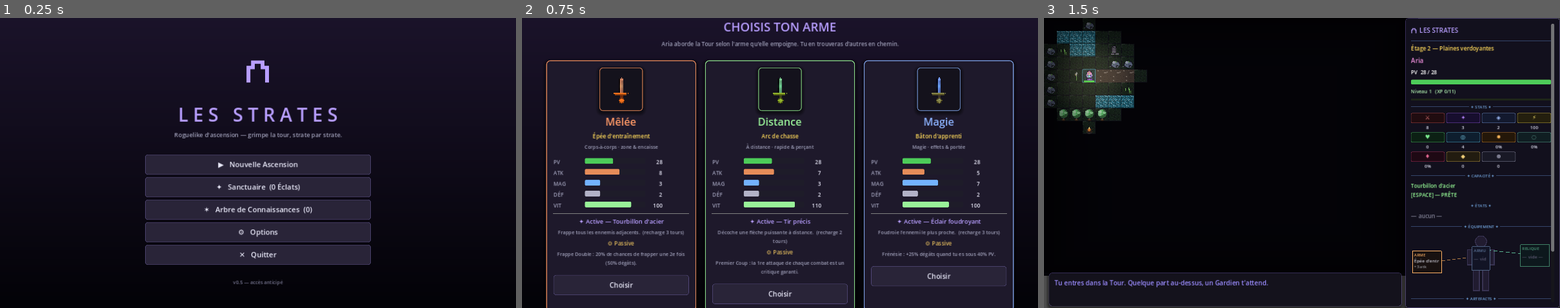
Above: before the commit, frames 1-3 (left to right).
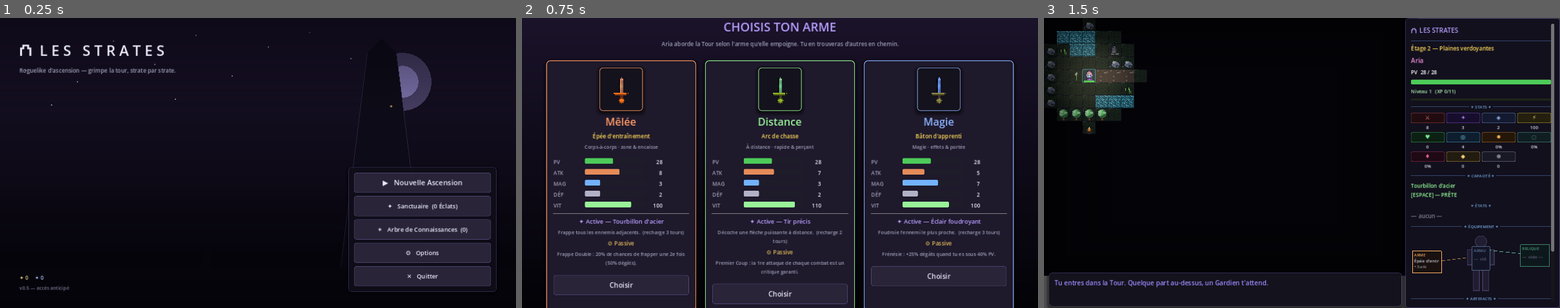
Above: after the commit, the same moments.

Repository: silversoulicious-lgtm/rpg-rogue-like-
Game: Godot game, scene res://scenes/Main.tscn
Two runs of this game, one before a commit and one after it. Both use one fixed random seed, a clock stepped at 60 frames per second and the inputs below.
Inputs:
- Up to frame 1 (0.25 s): no input
- Up to frame 2 (0.75 s): click "▶ Nouvelle Ascension" at 0.5 s
- Up to frame 3 (1.5 s): click "Choisir" at 1.25 s

The runs differ from the first frame. In frame 1, 26% of the frame differs, in the area x 3-97%, y 4-95%; in frame 2, nothing differs; in frame 3, nothing differs.

Commit message:
Redesign l'écran-titre : composition en couches, prête pour l'illustration finale
- Nouveau scripts/TitleBg.gd : silhouette procédurale (tour + fenêtres +
  lune + étoiles + Aria au pied) affichée tant que assets/title_bg.png
  n'existe pas ; dès que l'illustration finale sera ajoutée, elle prend le
  relais sans changement de code.
- Hud.show_title() reconstruit en composition libre (plus de colonne
  centrée générique) : voiles de contraste haut/bas, logo ancré en haut à
  gauche, boutons dans un panneau semi-transparent ancré en bas à droite,
  bandeau de profil (record + Éclats + Connaissances) en bas à gauche.
- RESUME_SESSION.md documente le rendu (non vérifiable visuellement, Godot
  n'étant pas exécutable ici) et les décisions actées pour le Main Hub
  (ville explorable, Blacksmith en nouveau système de progression, Shop
  cosmétique) en vue de la prochaine session.

Co-Authored-By: Claude Sonnet 5 <noreply@anthropic.com>
Claude-Session: https://claude.ai/code/session_01HdvSFL4JbWctcuMQaWntBf

Diff:
--- a/scripts/Hud.gd
+++ b/scripts/Hud.gd
@@ -388,35 +388,104 @@
 	overlay_content.add_child(back)
 
 # --- Écran-titre --------------------------------------------------------------
+# Chemin de l'illustration finale (Aria devant la Tour). Tant qu'elle n'existe
+# pas, TitleBg.gd dessine une silhouette procédurale de repli — dès que ce
+# fichier est ajouté à assets/, il prend automatiquement le relais, sans
+# changement de code.
+const TITLE_BG_PATH := "res://assets/title_bg.png"
+
 func show_title() -> void:
 	_menu_show()
-	var col := _menu_column(560.0, false)
-	col.add_theme_constant_override("separation", 6)
-	col.add_child(Ui.label("⛫", 72, Ui.ACCENT_SOFT, true))
-	col.add_child(Ui.label("L E S   S T R A T E S", 46, Ui.ACCENT_SOFT, true))
-	col.add_child(Ui.label("Roguelike d'ascension — grimpe la tour, strate par strate.", 15, Ui.MUTED, true))
-	col.add_child(_spacer(26))
-
-	var play := Ui.menu_button("▶   Nouvelle Ascension", 360.0)
+	_menu_clear()
+
+	# --- Fond : illustration si présente, sinon silhouette procédurale ----------
+	if ResourceLoader.exists(TITLE_BG_PATH):
+		var tr := TextureRect.new()
+		tr.texture = load(TITLE_BG_PATH)
+		tr.expand_mode = TextureRect.EXPAND_IGNORE_SIZE
+		tr.stretch_mode = TextureRect.STRETCH_SCALE
+		tr.set_anchors_preset(Control.PRESET_FULL_RECT)
+		tr.mouse_filter = Control.MOUSE_FILTER_IGNORE
+		menu_root.add_child(tr)
+	else:
+		var placeholder := Control.new()
+		placeholder.set_script(load("res://scripts/TitleBg.gd"))
+		placeholder.set_anchors_preset(Control.PRESET_FULL_RECT)
+		menu_root.add_child(placeholder)
+
+	# Voiles de contraste : assombrit le haut (lisibilité du titre) et le bas
+	# (lisibilité du menu), quel que soit le contenu de l'image de fond.
+	# Ui.gradient_bg() ancre déjà en PRESET_FULL_RECT ; on retaille chaque voile
+	# à sa bande d'écran via un offset explicite (assigner .size seul serait
+	# écrasé par les ancres au premier redimensionnement).
+	var shade_top := Ui.gradient_bg(Color(0.02, 0.015, 0.04, 0.55), Color(0.02, 0.015, 0.04, 0.0))
+	shade_top.set_anchors_preset(Control.PRESET_TOP_WIDE)
+	shade_top.offset_bottom = VIEW.y * 0.32
+	menu_root.add_child(shade_top)
+	var shade_bottom := Ui.gradient_bg(Color(0.02, 0.015, 0.04, 0.0), Color(0.02, 0.015, 0.04, 0.92))
+	shade_bottom.set_anchors_preset(Control.PRESET_BOTTOM_WIDE)
+	shade_bottom.grow_vertical = Control.GROW_DIRECTION_BEGIN
+	shade_bottom.offset_top = -VIEW.y * 0.40
+	menu_root.add_child(shade_bottom)
+
+	# --- Bloc-titre, ancré en haut à gauche -------------------------------------
+	var title_col := Ui.vbox(4)
+	title_col.set_anchors_preset(Control.PRESET_TOP_LEFT)
+	title_col.offset_left = 48
+	title_col.offset_top = 40
+	menu_root.add_child(title_col)
+	title_col.add_child(Ui.label("⛫  L E S   S T R A T E S", 36, Ui.INK))
+	title_col.add_child(Ui.label("Roguelike d'ascension — grimpe la tour, strate par strate.", 14, Ui.MUTED))
+
+	# --- Bloc-menu, ancré en bas à droite dans un panneau semi-transparent ------
+	var panel := PanelContainer.new()
+	panel.add_theme_stylebox_override("panel", Ui.panel_style(Color(0.07, 0.06, 0.11, 0.78)))
+	panel.set_anchors_preset(Control.PRESET_BOTTOM_RIGHT)
+	panel.grow_horizontal = Control.GROW_DIRECTION_BEGIN
+	panel.grow_vertical = Control.GROW_DIRECTION_BEGIN
+	panel.offset_right = -48
+	panel.offset_bottom = -40
+	menu_root.add_child(panel)
+	var col := Ui.vbox(8)
+	col.custom_minimum_size = Vector2(340, 0)
+	panel.add_child(col)
+
+	var play := Ui.menu_button("▶   Nouvelle Ascension", 300.0)
 	play.pressed.connect(game.open_loadout)
 	col.add_child(play)
-	var sanct := Ui.menu_button("✦   Sanctuaire  (%d Éclats)" % GameState.shards, 360.0)
+	var sanct := Ui.menu_button("✦   Sanctuaire  (%d Éclats)" % GameState.shards, 300.0, 15)
 	sanct.pressed.connect(game.open_meta)
 	col.add_child(sanct)
-	var know := Ui.menu_button("✶   Arbre de Connaissances  (%d)" % GameState.knowledge, 360.0)
+	var know := Ui.menu_button("✶   Arbre de Connaissances  (%d)" % GameState.knowledge, 300.0, 15)
 	know.pressed.connect(game.open_knowledge)
 	col.add_child(know)
-	var opt := Ui.menu_button("⚙   Options", 360.0)
+	var opt := Ui.menu_button("⚙   Options", 300.0, 15)
 	opt.pressed.connect(show_options)
 	col.add_child(opt)
-	var quit := Ui.menu_button("✕   Quitter", 360.0)
+	var quit := Ui.menu_button("✕   Quitter", 300.0, 15)
 	quit.pressed.connect(game.quit_game)
 	col.add_child(quit)
 
-	col.add_child(_spacer(22))
+	# --- Bandeau de profil, ancré en bas à gauche -------------------------------
+	var foot_col := Ui.vbox(6)
+	foot_col.set_anchors_preset(Control.PRESET_BOTTOM_LEFT)
+	foot_col.grow_vertical = Control.GROW_DIRECTION_BEGIN
+	foot_col.offset_left = 48
+	foot_col.offset_bottom = -40
+	menu_root.add_child(foot_col)
+	foot_col.add_child(_title_profile_strip())
+	foot_col.add_child(Ui.label(VERSION, 12, Color(0.45, 0.45, 0.55)))
+
+## Bandeau de profil du menu-titre : record d'ascension + monnaies méta, pour
+## donner l'impression d'un profil persistant plutôt qu'une ligne isolée.
+func _title_profile_strip() -> Control:
+	var row := HBoxContainer.new()
+	row.add_theme_constant_override("separation", 16)
 	if GameState.best_floor > 1:
-		col.add_child(Ui.label("Record d'ascension : Strate atteinte à l'Étage %d" % GameState.best_floor, 13, Ui.GOLD, true))
-	col.add_child(Ui.label(VERSION, 12, Color(0.45, 0.45, 0.55), true))
+		row.add_child(Ui.label("⛰ Étage %d" % GameState.best_floor, 13, Ui.GOLD))
+	row.add_child(Ui.label("✦ %d" % GameState.shards, 13, Color(0.85, 0.78, 0.5)))
+	row.add_child(Ui.label("✶ %d" % GameState.knowledge, 13, Color(0.65, 0.75, 0.95)))
+	return row
 
 # --- Loadout : choix de l'arme de départ (fiches détaillées) ------------------
 func show_loadout() -> void:
--- /dev/null
+++ b/scripts/TitleBg.gd
@@ -0,0 +1,89 @@
+## Fond du menu-titre : silhouette procédurale (tour + Aria) dessinée par code,
+## le temps que l'illustration finale (res://assets/title_bg.png) arrive.
+## Hud.show_title() charge l'image si elle existe et ne monte ce Control que
+## comme repli — dès que le fichier est présent, cette scène n'est plus utilisée.
+extends Control
+
+const SKY_STAR := Color(0.85, 0.85, 1.0, 0.55)
+const TOWER_INK := Color(0.05, 0.045, 0.09)
+const TOWER_EDGE := Color(0.16, 0.13, 0.24)
+const WINDOW_GLOW := Color(1.0, 0.82, 0.45)
+const MOON := Color(0.62, 0.58, 0.85, 0.35)
+const ARIA_INK := Color(0.03, 0.03, 0.06)
+const GROUND := Color(0.03, 0.035, 0.05)
+
+# Positions d'étoiles fixes (proportions 0..1 de la taille du Control) : pas
+# besoin d'aléatoire ici, un motif décoratif stable suffit.
+const STARS := [
+	Vector2(0.08, 0.10), Vector2(0.15, 0.22), Vector2(0.22, 0.08), Vector2(0.30, 0.16),
+	Vector2(0.38, 0.06), Vector2(0.45, 0.20), Vector2(0.52, 0.10), Vector2(0.60, 0.05),
+	Vector2(0.68, 0.14), Vector2(0.10, 0.30), Vector2(0.34, 0.28), Vector2(0.05, 0.18),
+]
+
+func _ready() -> void:
+	mouse_filter = Control.MOUSE_FILTER_IGNORE
+	# _draw() dépend de `size` (ancré en PRESET_FULL_RECT) : si le premier appel
+	# survient avant que les ancres n'aient fini de résoudre la taille réelle,
+	# ce signal garantit un redessin dès que `size` se stabilise.
+	resized.connect(queue_redraw)
+
+func _draw() -> void:
+	var w: float = size.x
+	var h: float = size.y
+	if w <= 0.0 or h <= 0.0:
+		return
+
+	for s in STARS:
+		draw_circle(Vector2(s.x * w, s.y * h), 1.4, SKY_STAR)
+
+	# Lune / halo mystique au-dessus de la tour.
+	var moon_c := Vector2(w * 0.78, h * 0.22)
+	draw_circle(moon_c, h * 0.10, MOON)
+	draw_circle(moon_c, h * 0.055, Color(MOON.r, MOON.g, MOON.b, 0.6))
+
+	# Tour : empilement de trapèzes qui s'affinent vers le haut, décalés à droite
+	# pour laisser la place au bloc de menu (ancré en bas à droite) sans se
+	# chevaucher avec le pied de la tour où se tient Aria.
+	var cx: float = w * 0.74
+	var base_w: float = w * 0.16
+	var top_y: float = h * 0.12
+	var base_y: float = h * 0.86
+	var segments := 6
+	for i in segments:
+		var t0: float = float(i) / float(segments)
+		var t1: float = float(i + 1) / float(segments)
+		var y0: float = lerp(base_y, top_y, t0)
+		var y1: float = lerp(base_y, top_y, t1)
+		var hw0: float = lerp(base_w, base_w * 0.35, t0) * 0.5
+		var hw1: float = lerp(base_w, base_w * 0.35, t1) * 0.5
+		var pts := PackedVector2Array([
+			Vector2(cx - hw0, y0), Vector2(cx + hw0, y0),
+			Vector2(cx + hw1, y1), Vector2(cx - hw1, y1),
+		])
+		draw_colored_polygon(pts, TOWER_INK)
+		draw_polyline(PackedVector2Array([pts[0], pts[3]]), TOWER_EDGE, 1.5)
+		draw_polyline(PackedVector2Array([pts[1], pts[2]]), TOWER_EDGE, 1.5)
+		# Fenêtre éclairée, une sur deux, en alternance de côté.
+		if i % 2 == 0:
+			var wx: float = cx + (hw0 * 0.4 if i % 4 == 0 else -hw0 * 0.4)
+			var wy: float = (y0 + y1) * 0.5
+			draw_circle(Vector2(wx, wy), 3.5, Color(WINDOW_GLOW.r, WINDOW_GLOW.g, WINDOW_GLOW.b, 0.25))
+			draw_circle(Vector2(wx, wy), 1.6, WINDOW_GLOW)
+	# Flèche au sommet.
+	draw_colored_polygon(PackedVector2Array([
+		Vector2(cx - base_w * 0.18, top_y), Vector2(cx + base_w * 0.18, top_y), Vector2(cx, top_y - h * 0.05),
+	]), TOWER_INK)
+
+	# Sol / horizon.
+	draw_rect(Rect2(0, base_y, w, h - base_y), GROUND)
+	draw_line(Vector2(0, base_y), Vector2(w, base_y), TOWER_EDGE, 1.0)
+
+	# Silhouette d'Aria : petite figure au pied de la tour, tournée vers elle.
+	var ax: float = w * 0.40
+	var ay: float = base_y
+	draw_circle(Vector2(ax, ay - h * 0.075), h * 0.018, ARIA_INK)                 # tête
+	var body := PackedVector2Array([
+		Vector2(ax - h * 0.012, ay - h * 0.058), Vector2(ax + h * 0.012, ay - h * 0.058),
+		Vector2(ax + h * 0.017, ay), Vector2(ax - h * 0.017, ay),
+	])
+	draw_colored_polygon(body, ARIA_INK)
Not shown, changed: RESUME_SESSION.md
